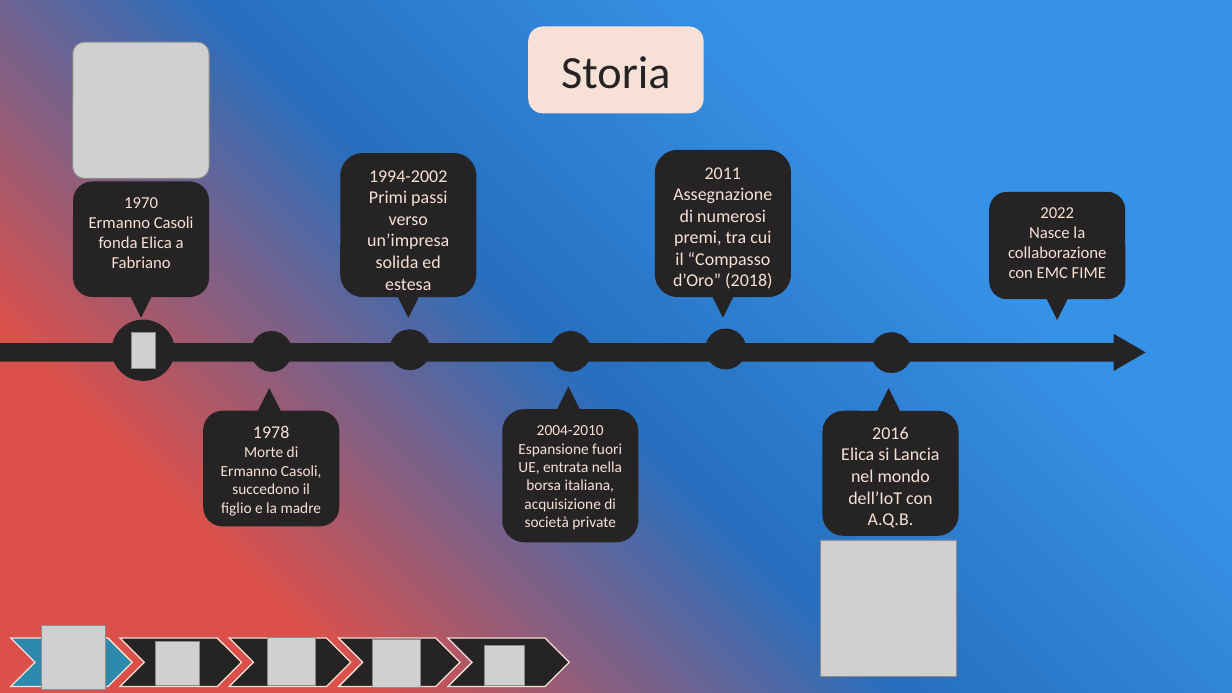
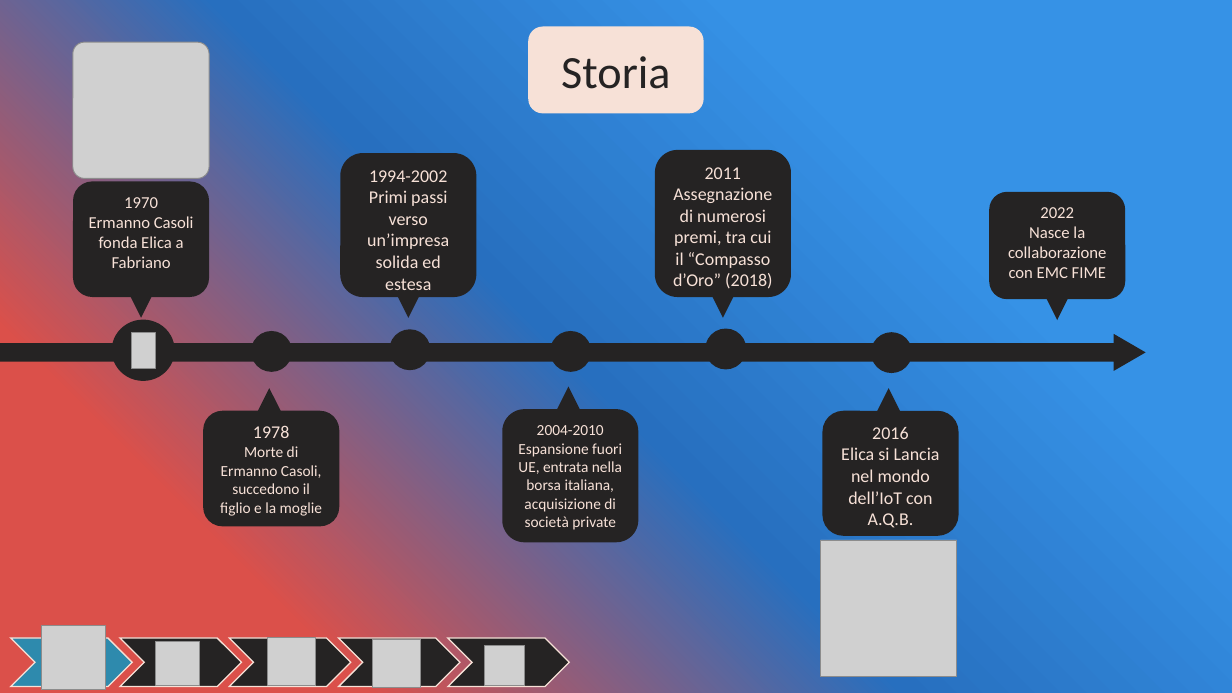
Before and after one commit to OMGitsDrake/PWEOA23-IDueMoschettieri, a slide deck: slide 5 of Elica [I Due Moschettieri].pptx. Drawn at 1232x693 pixels with LibreOffice and Linux fonts; fonts in the diff are those of the drawing; grey boxes stand for pictures. Boxes give left, top, right and bottom in pixels: in the first picture for what was removed or moved away, otherwise in the second. Text is boxed around its words. In the diff, an @@ line names an element or a change of style, - is before the commit and + after.

```diff
--- a/Elica [I Due Moschettieri].pptx
+++ b/Elica [I Due Moschettieri].pptx
@@ text in rounded rectangle at (220,446,322,516): text changed @@
-Morte di Ermanno Casoli, succedono il figlio e la madre
+Morte di Ermanno Casoli, succedono il figlio e la moglie
```
Also in this commit, not shown: 3 other slides changed.
